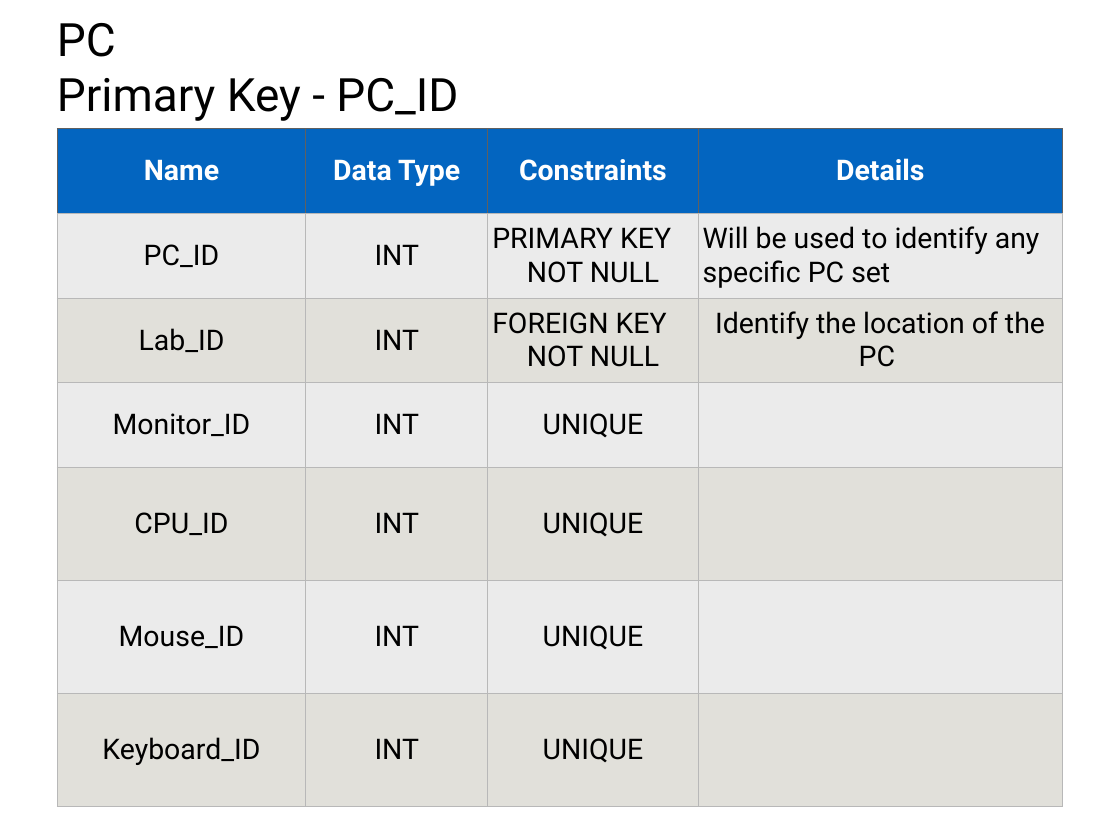
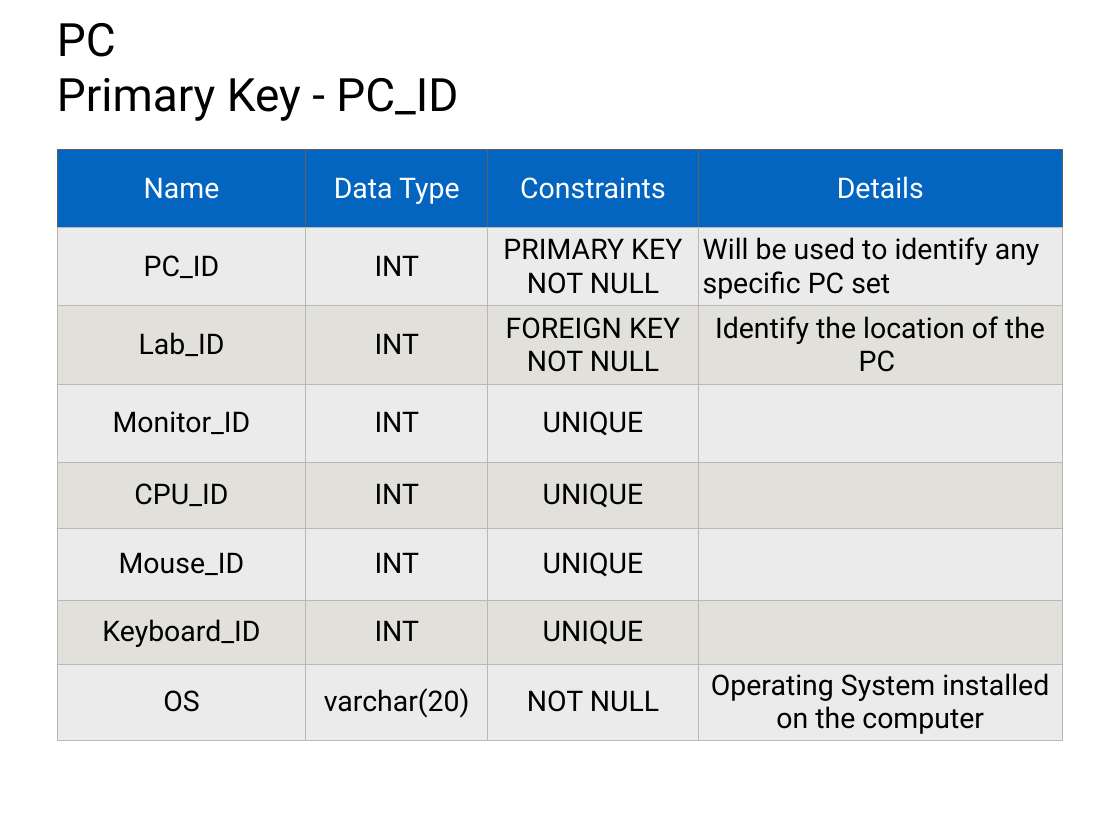
Before and after one commit to SanketSKasar/VJTI-DBA-Project, a slide deck: slide 21 of ProjectDetails/Presentation.pptx (slide 13 before the commit). Drawn at 1120x840 pixels with LibreOffice and Linux fonts; fonts in the diff are those of the drawing. Boxes give left, top, right and bottom in pixels: in the first picture for what was removed or moved away, otherwise in the second. Text is boxed around its words. In the diff, an @@ line names an element or a change of style, - is before the commit and + after.

```diff
--- a/ProjectDetails/Presentation.pptx
+++ b/ProjectDetails/Presentation.pptx
@@ table at bbox=[57, 150, 1063, 741] @@
-row 2, column 3: PRIMARY KEY NOT NULL
+row 2, column 3: PRIMARY KEY / NOT NULL
-row 3, column 3: FOREIGN KEY NOT NULL
+row 3, column 3: FOREIGN KEY / NOT NULL
+row 8: OS | varchar(20) | NOT NULL | Operating System installed on the computer
@@ table: place and size @@
-table at bbox=[57, 128, 1063, 807]
+table at bbox=[57, 150, 1063, 741]
```
Also in this commit, not shown: 12 other slides changed, 10 slides added, 2 slides removed, 1 other file.
